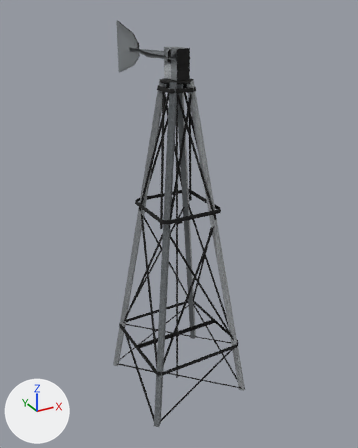
Two versions of the OBJ model ProyectoFinal/ProyectoFinal/Models/Molino/Molino.obj, one commit apart.
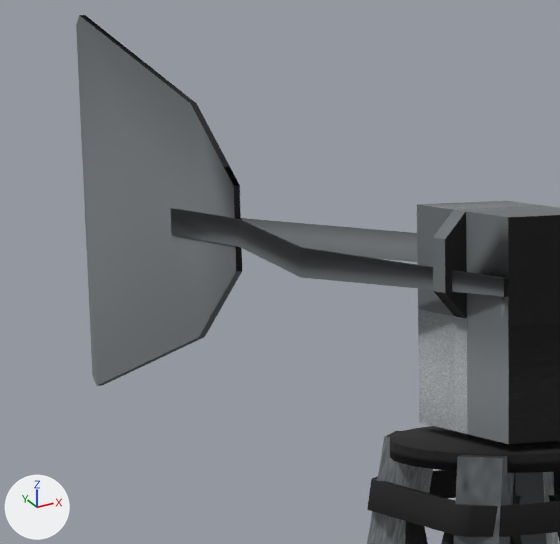
Old and new are each drawn whole from a camera (50 mm lens) standing at (22.0, -0.1, 95.7) and looking at (78.8, 103.4, 44.0) and again close up on the part from 30% to 51% of the width and 4% to 21% of the height. The axes (+X, +Y, +Z) are drawn at lower left. The lights are the same throughout. Where no turn or scale is listed for an object, it has been applied to the vertices. Vertices at the same position are counted once.

Objects in the first close-up: 'Molino'.
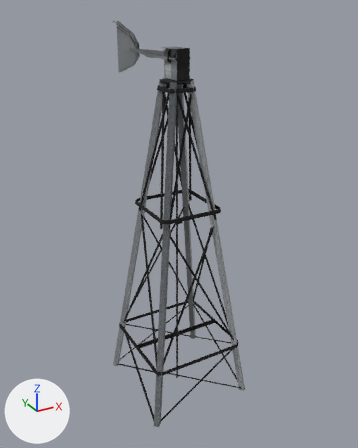
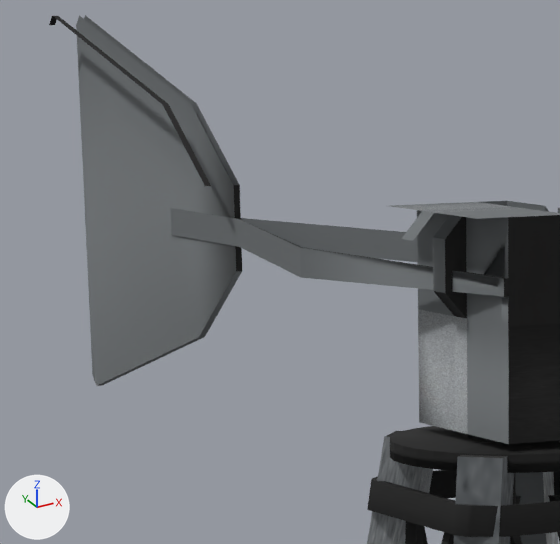
The newer file is also turned or shifted as a whole; pictures and numbers use the older file's frame.

Location of each change, [x1, y1, x2, y2] in pixels of the close-ups (560 x 544 px; the box of a moved part takes in the faces that stretch with it):
'Molino', reshaped
    before: [76, 15, 560, 544]
    after: [49, 15, 560, 544]
part 1 of me_molino, added
    after: [391, 202, 560, 241]
part 2 of me_molino, moved or reshaped
    before: [80, 15, 560, 505]
    after: [49, 16, 516, 505]

What changed in the scene script:
```text
Change me_molino:
    used by ob_molino; location = (0.0, 0.0, 0.0)
    remove me_molino.from_pydata(...)  # 991 vertices, 1048 faces; spans x 60.9..89.1, y 83.3..129.5, z -0.5..92.3
    add me_molino.from_pydata(...)  # 1013 vertices, 1048 faces; spans x 60.9..89.1, y 83.3..129.5, z -0.5..92.3
    me_molino part 1: a new loose piece of 14 vertices spanning x 71.9..76.3, y 94.9..100.6, z 86.9..87.7, in mat_molino_blinn7sg (picture img_texturametalmolino2_jpg)
    me_molino part 2
    82 faces are deleted
    2 vertices move within x 75.0, y 97.9, z -0.5
    8 vertices are added at x 73.7..74.0, y 116.6..129.5, z 87.3..92.3
    68 new faces join them, mat_molino_blinn4sg (picture img_texturametalnegro_png)
    8 new faces join them, mat_molino_blinn7sg (picture img_texturametalmolino2_jpg)
```
